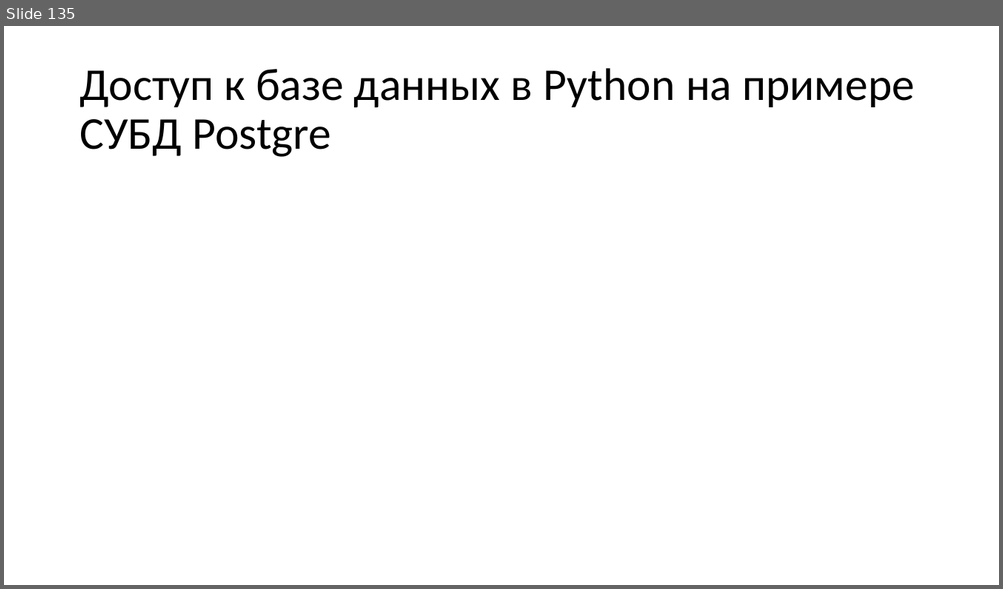
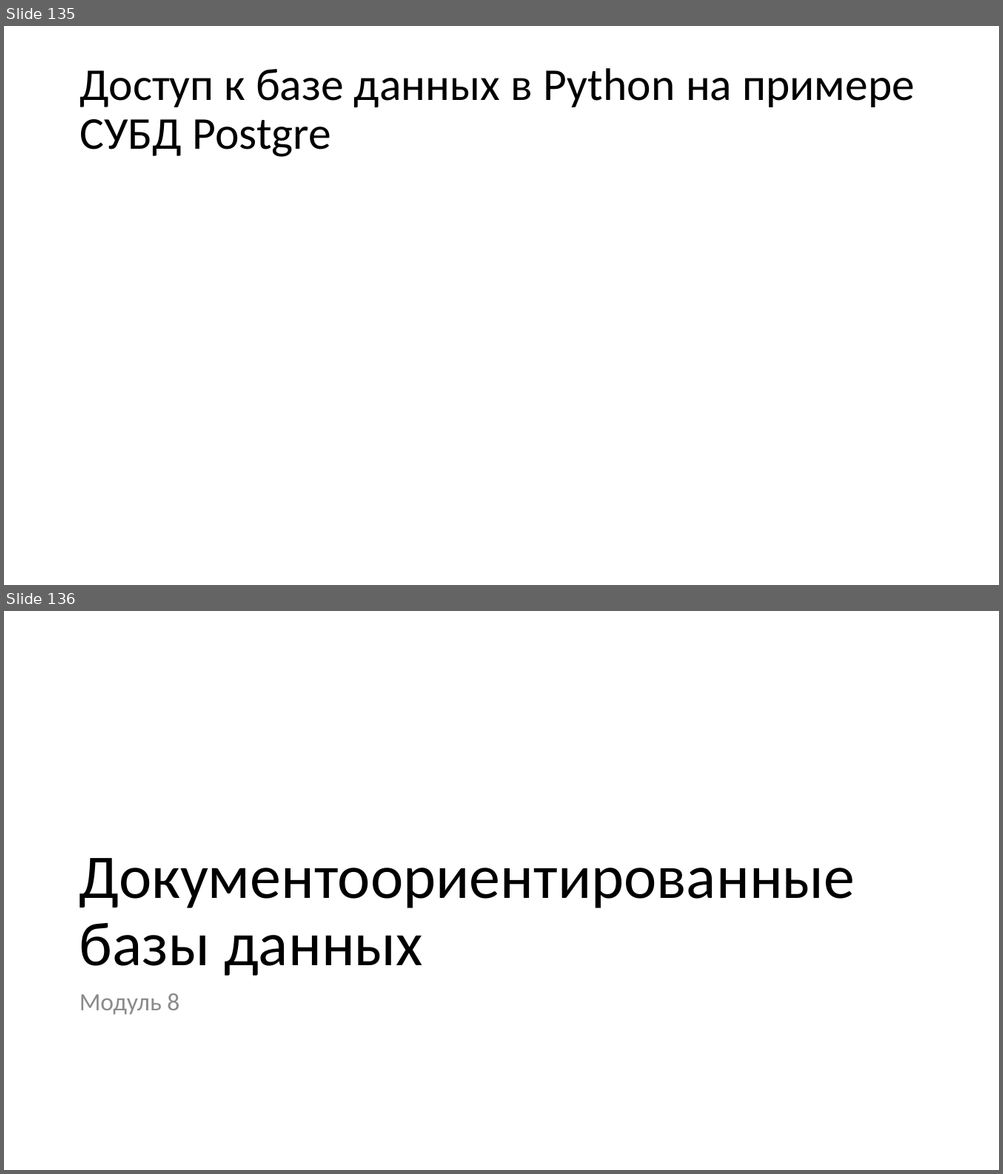
Before and after one commit to paveltsytovich/telegram-course, a slide deck: Presentation/Разработка ботов для телеграмм на Python.pptx. Shown one above the other, each under a label of ours: slide 135 before the commit, slides 135 and 136 after it. The pictures are 1003x589 and 1003x1174 pixels, drawn with LibreOffice and Linux fonts; fonts in the diff are those of the drawing. Boxes give left, top, right and bottom in pixels: in the first picture for what was removed or moved away, otherwise in the second. Text is boxed around its words. In the diff, an @@ line names an element or a change of style, - is before the commit and + after.

Commit message:
вставка заголовка 8 модуля

```diff
--- a/Presentation/Разработка ботов для телеграмм на Python.pptx
+++ b/Presentation/Разработка ботов для телеграмм на Python.pptx
@@ slide 136 added at box(4, 611, 999, 1170), background #FFFFFF @@
@@ title added at box(79, 858, 855, 976), 60 pt, text #000000 @@
+Документоориентированные базы данных
@@ text added at box(79, 994, 179, 1015), 24 pt, text #8C8C8C @@
+Модуль 8
```
